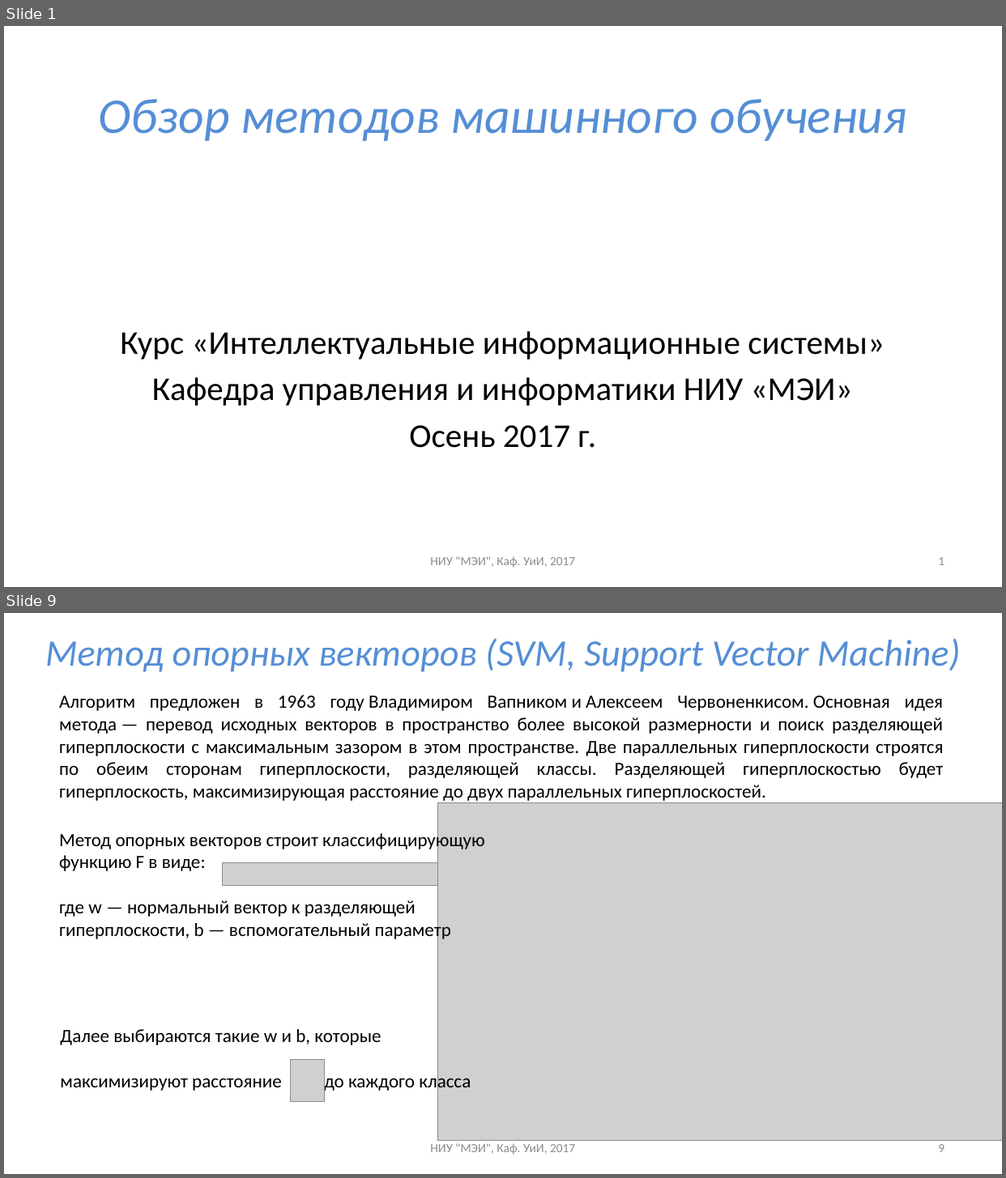
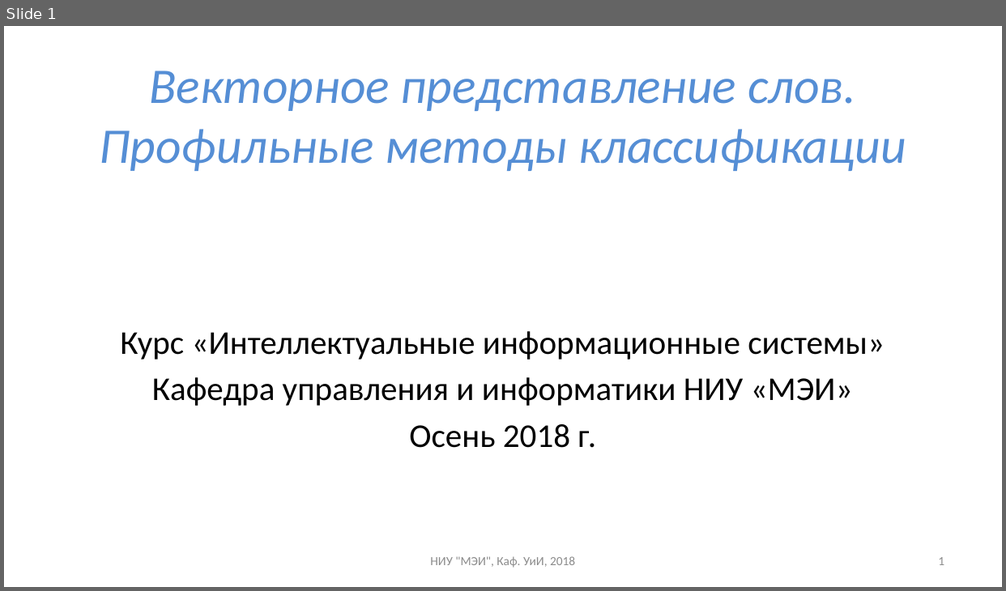
Before and after one commit to uii-mpei/uii-mpei.github.io, a slide deck: study/courses/iis/IIS_lec_5.pptx. Shown one above the other, each under a label of ours: slides 1 and 9 before the commit, slide 1 after it; the slides between them are not shown. The pictures are 1006x1178 and 1006x591 pixels, drawn with LibreOffice and Linux fonts; fonts in the diff are those of the drawing; grey boxes stand for pictures. Boxes give left, top, right and bottom in pixels: in the first picture for what was removed or moved away, otherwise in the second. Text is boxed around its words. In the diff, an @@ line names an element or a change of style, - is before the commit and + after.

```diff
--- a/study/courses/iis/IIS_lec_5.pptx
+++ b/study/courses/iis/IIS_lec_5.pptx
@@ slide 9 removed at (4, 613, 1002, 1174), background #FFFFFF @@
@@ title removed at (45, 638, 961, 672) @@
-Метод опорных векторов (SVM, Support Vector Machine)
@@ text removed at (59, 695, 944, 803) @@
-Алгоритм предложен в 1963 году Владимиром Вапником и Алексеем Червоненкисом. Основная идея метода — перевод исходных векторов в пространство более высокой размерности и поиск разделяющей гиперплоскости с максимальным зазором в этом пространстве. Две параллельных гиперплоскости строятся по обеим сторонам гиперплоскости, разделяющей классы. Разделяющей гиперплоскостью будет гиперплоскость, максимизирующая расстояние до двух параллельных гиперплоскостей.
@@ picture removed at (437, 803, 1002, 1141) @@
@@ text removed at (59, 830, 485, 941) @@
-Метод опорных векторов строит классифицирующую
-функцию F в виде:
-где w — нормальный вектор к разделяющей
-гиперплоскости, b — вспомогательный параметр
@@ picture removed at (222, 863, 437, 885) @@
@@ text removed at (60, 1029, 471, 1093) @@
-Далее выбираются такие w и b, которые
-максимизируют расстояние до каждого класса
@@ picture removed at (291, 1060, 325, 1102) @@
@@ text removed at (430, 1144, 575, 1155) @@
-НИУ "МЭИ", Каф. УиИ, 2017
@@ page number removed at (938, 1144, 944, 1152) @@
-9
@@ slide 1 changed as well @@
@@ title at (99, 71, 906, 171): text changed @@
-Обзор методов машинного обучения
+Векторное представление слов.
+Профильные методы классификации
@@ text at (409, 425, 596, 448): text changed @@
-Осень 2017 г.
+Осень 2018 г.
@@ text at (430, 557, 575, 568): text changed @@
-НИУ "МЭИ", Каф. УиИ, 2017
+НИУ "МЭИ", Каф. УиИ, 2018
```
Also in this commit, not shown: 2 other slides changed, 24 slides added, 11 other slides removed, 4 other files.
